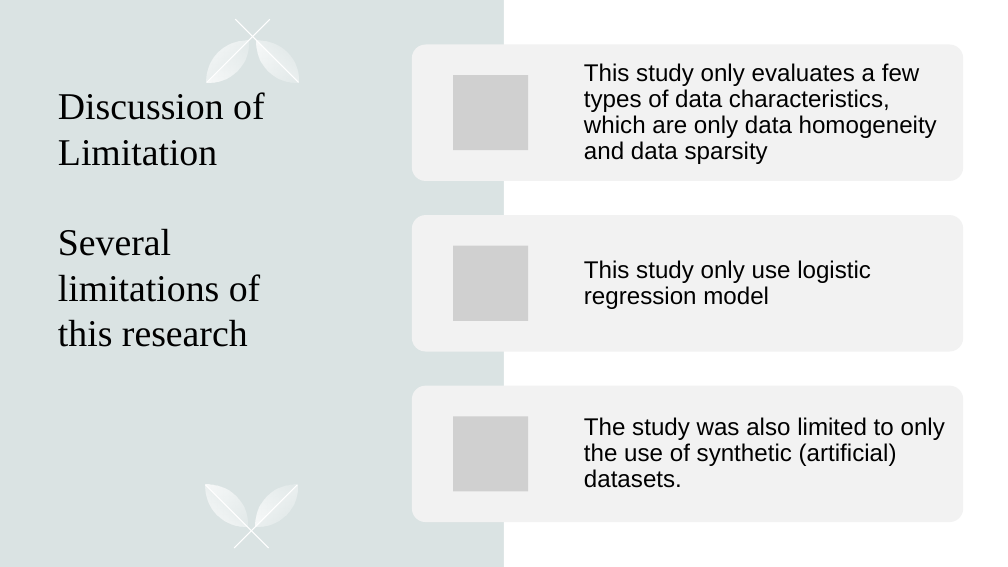
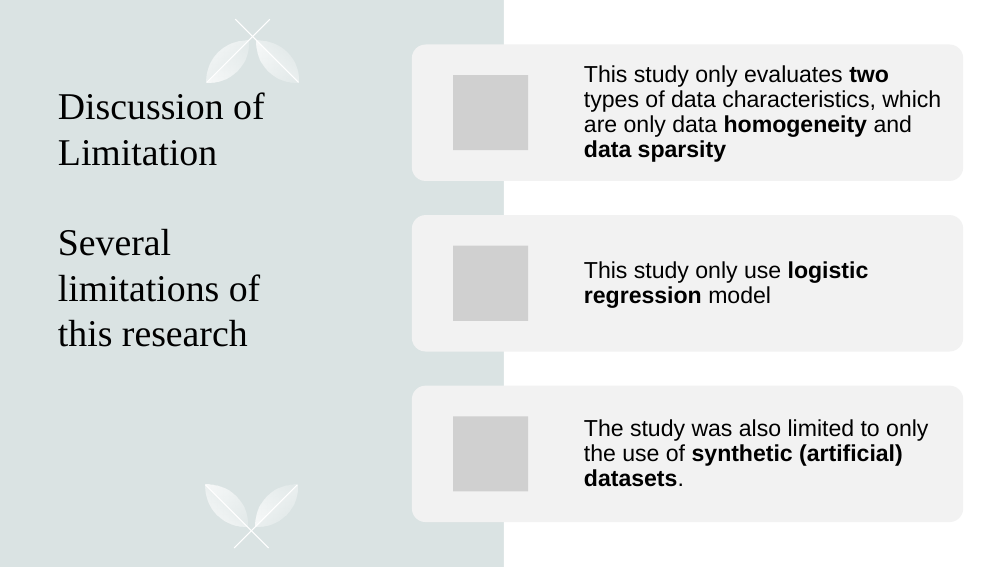
Before and after one commit to hennypurwadi/Imbalanced-or-Balanced-Dataset-Composition, a slide deck: slide 24 of 202370140_XAI_Presentation_1.pptx. Drawn at 1008x567 pixels with LibreOffice and Linux fonts; fonts in the diff are those of the drawing; grey boxes stand for pictures. Boxes give left, top, right and bottom in pixels: in the first picture for what was removed or moved away, otherwise in the second. Text is boxed around its words. In the diff, an @@ line names an element or a change of style, - is before the commit and + after.

```diff
--- a/202370140_XAI_Presentation_1.pptx
+++ b/202370140_XAI_Presentation_1.pptx
@@ text at [584,65,941,162]: text changed; size 23 to 22 pt @@
-This study only evaluates a few types of data characteristics, which are only data homogeneity and data sparsity
+This study only evaluates two types of data characteristics, which are only data homogeneity and data sparsity
@@ text "This study only use logistic ..." at [584,261,869,308]: size 23 to 22 pt; bold on in "logistic regression" @@
@@ text "The study was also limited ..." at [584,419,928,487]: size 23 to 22 pt; bold on in "synthetic (artificial) datasets." @@
```
Also in this commit, not shown: 7 other slides changed, 1 other file.
